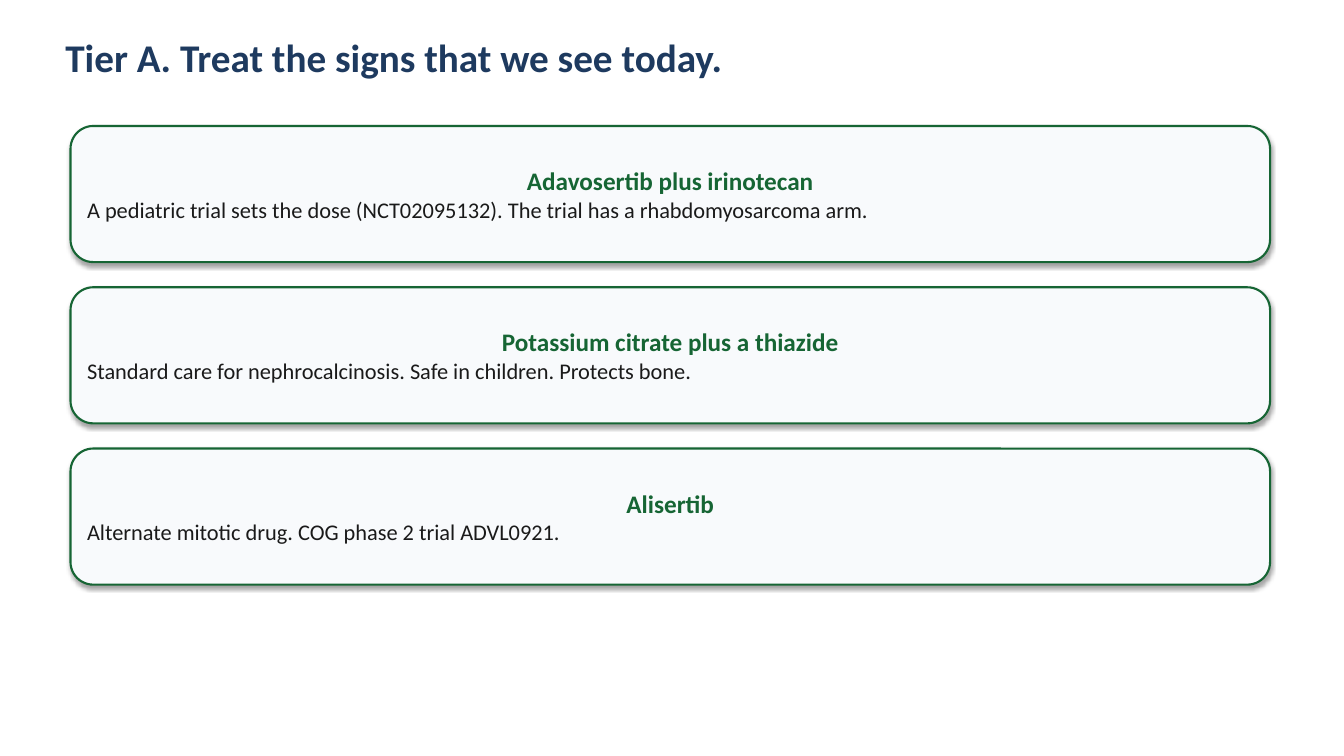
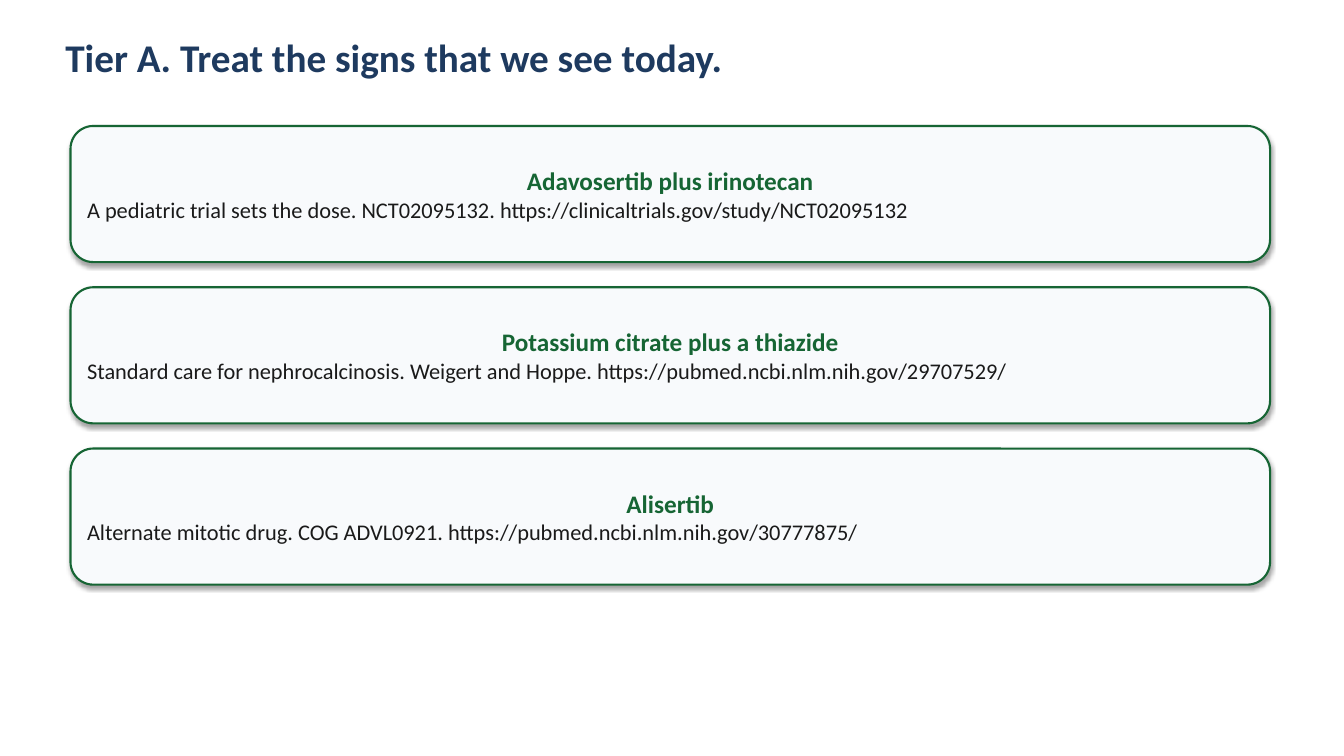
Before and after one commit to bigbag/mva-hackathon-2026, a slide deck: slide 5 of track2/slides/pitch_deck.pptx. Drawn at 1344x756 pixels with LibreOffice and Linux fonts; fonts in the diff are those of the drawing. Boxes give left, top, right and bottom in pixels: in the first picture for what was removed or moved away, otherwise in the second. Text is boxed around its words. In the diff, an @@ line names an element or a change of style, - is before the commit and + after.

Commit message:
Attach a verified link to every in-text work mention
No paper, trial, or database name stands without a title-matched URL.
Stenton year corrected to 2022. Orphanet claim removed (no valid page).

```diff
--- a/track2/slides/pitch_deck.pptx
+++ b/track2/slides/pitch_deck.pptx
@@ text in rounded rectangle at <box>87,202,907,222</box>: text changed @@
-A pediatric trial sets the dose (NCT02095132). The trial has a rhabdomyosarcoma arm.
+A pediatric trial sets the dose. NCT02095132. https://clinicaltrials.gov/study/NCT02095132
@@ text in rounded rectangle at <box>87,363,1006,383</box>: text changed @@
-Standard care for nephrocalcinosis. Safe in children. Protects bone.
+Standard care for nephrocalcinosis. Weigert and Hoppe. https://pubmed.ncbi.nlm.nih.gov/29707529/
@@ text in rounded rectangle at <box>87,524,857,544</box>: text changed @@
-Alternate mitotic drug. COG phase 2 trial ADVL0921.
+Alternate mitotic drug. COG ADVL0921. https://pubmed.ncbi.nlm.nih.gov/30777875/
```
Also in this commit, not shown: 2 other slides changed, 8 other files.
